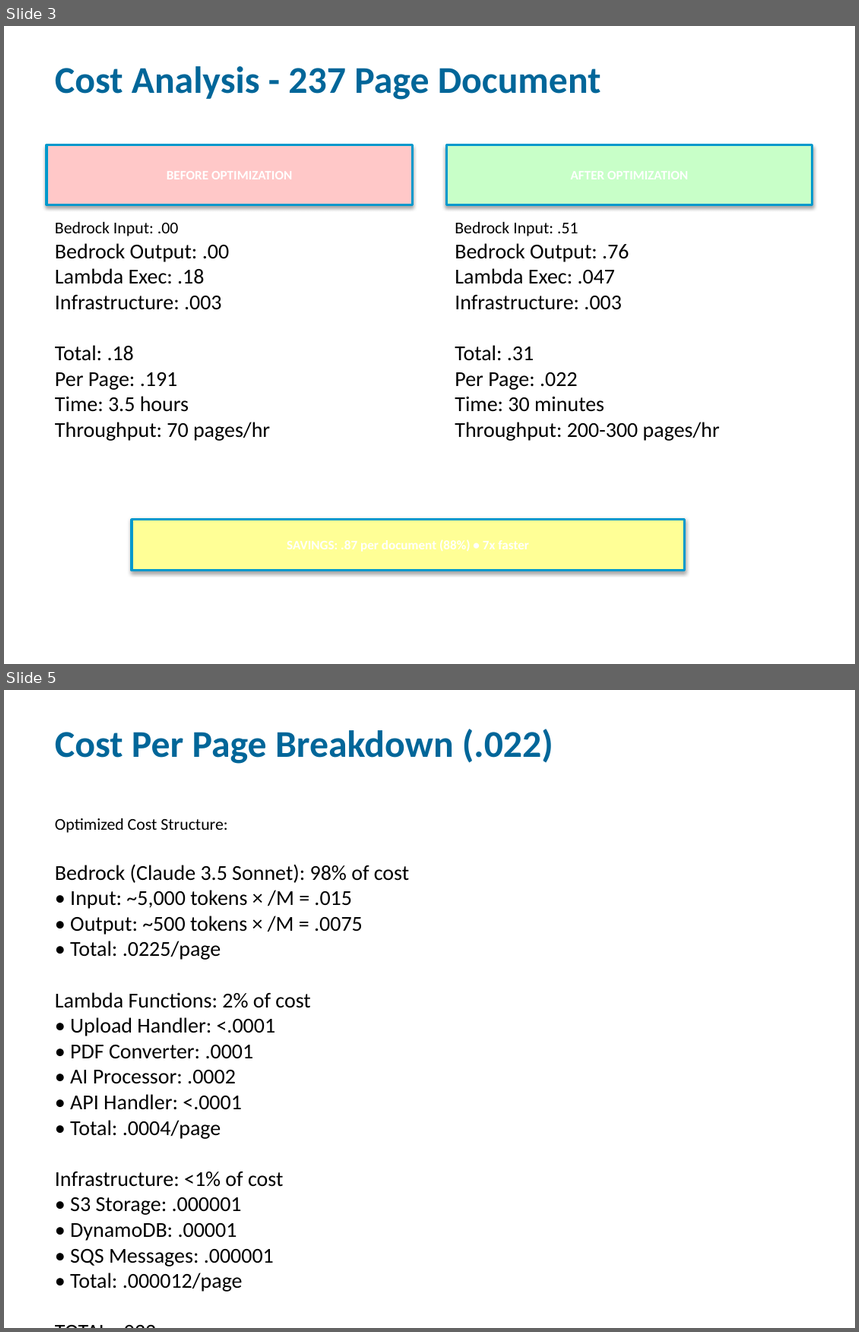
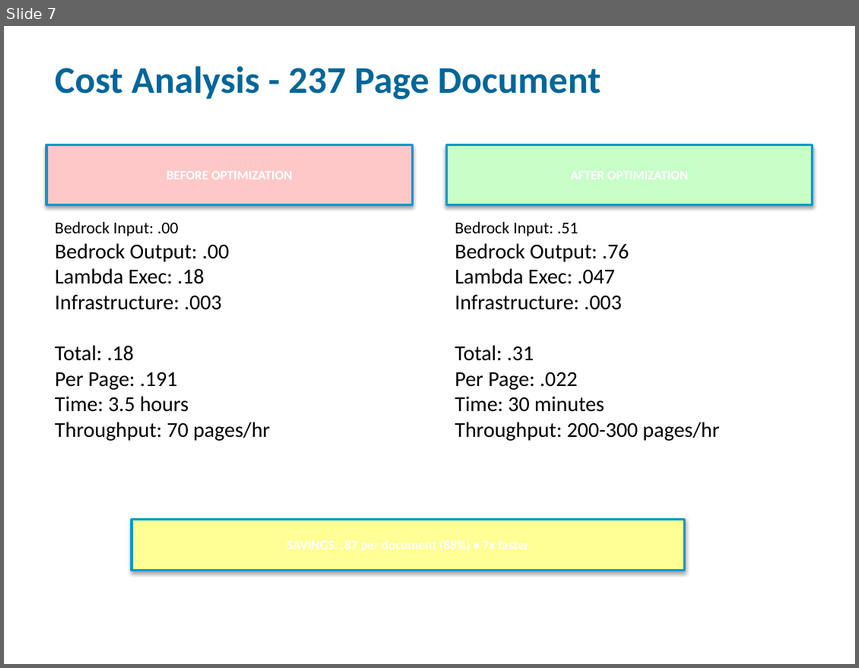
Before and after one commit to cmccar09/HealthAI, a slide deck: HealthAI_Architecture_Costs_Performance.pptx. Shown one above the other, each under a label of ours: slides 3 and 5 before the commit, slide 7 after it; the slides between them are not shown. The pictures are 859x1332 and 859x668 pixels, drawn with LibreOffice and Linux fonts; fonts in the diff are those of the drawing. Boxes give left, top, right and bottom in pixels: in the first picture for what was removed or moved away, otherwise in the second. Text is boxed around its words. In the diff, an @@ line names an element or a change of style, - is before the commit and + after.

```diff
--- a/HealthAI_Architecture_Costs_Performance.pptx
+++ b/HealthAI_Architecture_Costs_Performance.pptx
@@ slide 5 removed at [4, 690, 855, 1328], background #FFFFFF @@
@@ text removed at [55, 729, 553, 764] @@
-Cost Per Page Breakdown (.022)
@@ text removed at [55, 818, 409, 1292] @@
-Optimized Cost Structure:
-Bedrock (Claude 3.5 Sonnet): 98% of cost
-• Input: ~5,000 tokens × /M = .015
-• Output: ~500 tokens × /M = .0075
-• Total: .0225/page
-Lambda Functions: 2% of cost
-• Upload Handler: <.0001
-• PDF Converter: .0001
-• AI Processor: .0002
-• API Handler: <.0001
-• Total: .0004/page
-Infrastructure: <1% of cost
-• S3 Storage: .000001
-• DynamoDB: .00001
-• SQS Messages: .000001
-• Total: .000012/page
-TOTAL: .022 per page
@@ what was slide 3 is now slide 7 @@
```
Also in this commit, not shown: 3 slides changed, 3 slides added, 4 other slides removed, 7 other files.
